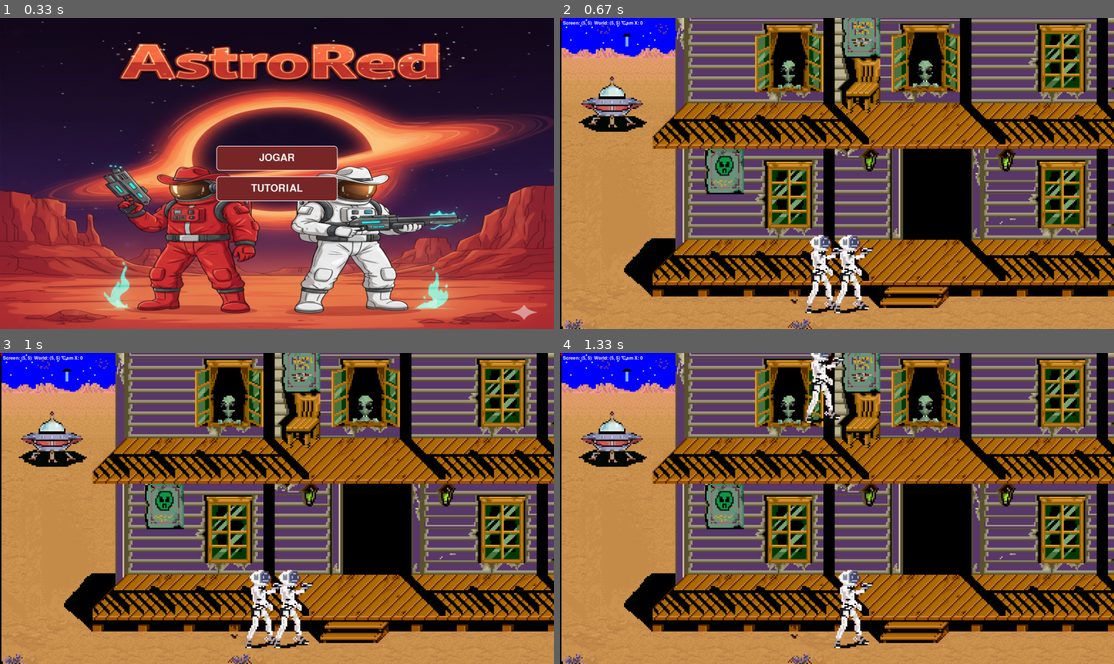
Above: before the commit, frames 1-4 (two rows, left to right).
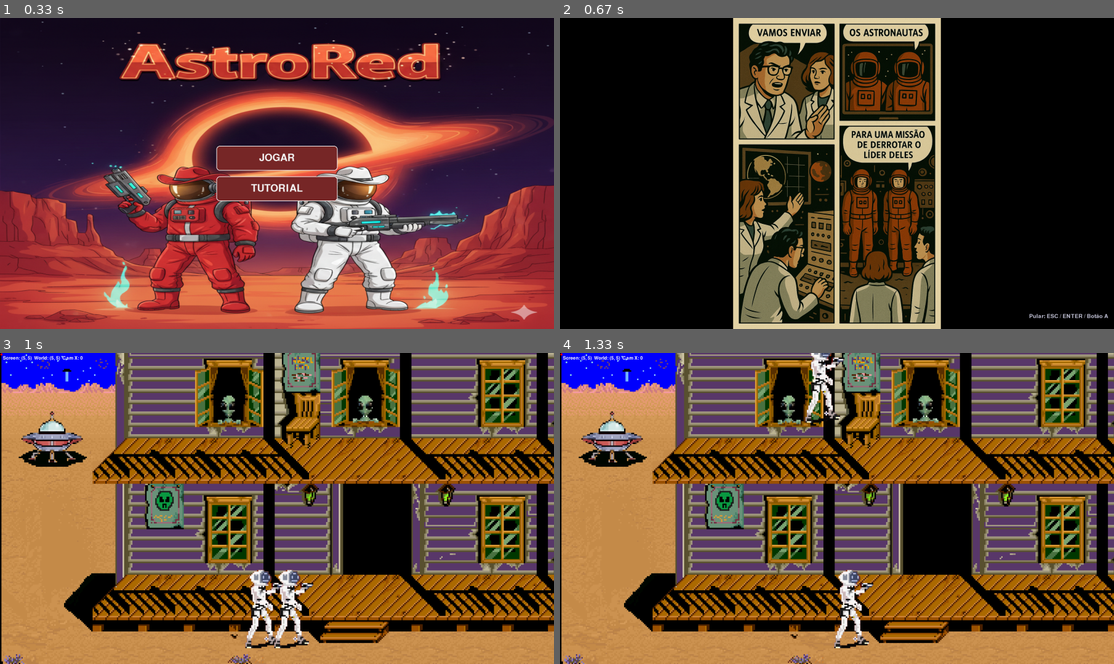
Above: after the commit, the same moments.

Repository: gabrielm313/pygame
Game: pygame game, started from jogo1.py
Same seed, same stepped clock (60 frames per second), same inputs: the game is played once before the commit and once after it.
Inputs:
- Up to frame 1 (0.33 s): no input
- Up to frame 2 (0.67 s): tap Enter at 0.33 s
- Up to frame 3 (1 s): tap Enter at 0.67 s
- Up to frame 4 (1.33 s): tap C at 1 s

Frame 1 is identical in both runs. In frame 2, 87% of the frame differs, in the area x 0-100%, y 0-100%; in frame 3, nothing differs; in frame 4, nothing differs.

Commit message:
adicionando quadrinhos

Diff:
--- a/jogo1.py
+++ b/jogo1.py
@@ -179,7 +179,7 @@
                         last_nav_time = now
                     last_axis_dir = dir_now
 
-        # desenha overlay + imagem centralizada
+            # desenha overlay + imagem centralizada
         overlay = pygame.Surface((W, H))
         overlay.fill((8, 8, 12))
         screen.blit(overlay, (0, 0))
@@ -198,7 +198,7 @@
         screen.blit(left_arrow, (W*0.08 - left_arrow.get_width()/2, H//2 - left_arrow.get_height()/2))
         screen.blit(right_arrow, (W*0.92 - right_arrow.get_width()/2, H//2 - right_arrow.get_height()/2))
 
-        page_text = small_font.render(f"{index+1} / {len(imgs)}   (← → / D-pad / stick)  ESC: fechar", True, (200,200,220))
+        page_text = small_font.render(f"{index+1} / {len(imgs)}   (← → / D-pad / stick)  ESC: fechar", True, (200,200,220))
         screen.blit(page_text, ((W-page_text.get_width())//2, int(H*0.9)))
 
         pygame.display.flip()
@@ -217,8 +217,8 @@
     if os.path.exists(MENU_MUSIC_PATH):
         try:
             pygame.mixer.music.load(MENU_MUSIC_PATH)
-            pygame.mixer.music.set_volume(0.25)   # ajuste de volume (0.0 - 1.0)
-            pygame.mixer.music.play(-1)           # loop infinito enquanto no menu
+            pygame.mixer.music.set_volume(0.25)
+            pygame.mixer.music.play(-1)
         except Exception as e:
             print("Erro ao tocar música do menu:", e)
 
@@ -270,14 +270,23 @@
             pass
 
     return start_game
+
 def mostrar_quadrinhos(screen, clock, W, H):
-    """Mostra os quadrinhos em sequência, cada um por 10 segundos."""
+    """
+    Mostra os quadrinhos em sequência, cada um por 15 segundos.
+    Permite pular com ESC, Enter, ou Botão A do controle.
+    """
     quadrinhos = [
         path.join('assets', 'img', 'quadrinho3.png'),
         path.join('assets', 'img', 'quadrinho4.png'),
         path.join('assets', 'img', 'quadrinho5.png')
     ]
-    DURACAO = 10000  # 10 segundos por quadrinho
+    # Duração aumentada para 15 segundos
+    DURACAO = 5000  # 15 segundos por quadrinho
+
+    # Mapeamento do Botão A (Joystick)
+    BUTTON_A = 0
+
     imgs = []
 
     # Carrega e ajusta o tamanho das imagens
@@ -300,8 +309,17 @@
                 if ev.type == pygame.QUIT:
                     pygame.quit()
                     sys.exit(0)
-                elif ev.type == pygame.KEYDOWN and ev.key == pygame.K_ESCAPE:
-                    return
+
+                # Pular com ESC ou Enter/Return
+                elif ev.type == pygame.KEYDOWN:
+                    if ev.key in (pygame.K_ESCAPE, pygame.K_RETURN):
+                        return # Sai de toda a sequência
+
+                # Pular com Botão A do Controle
+                elif ev.type == pygame.JOYBUTTONDOWN:
+                    if ev.button == BUTTON_A:
+                        return # Sai de toda a sequência
+
             # mostra imagem
             screen.fill((0, 0, 0))
             if img:
@@ -310,13 +328,19 @@
                 screen.blit(img, (ix, iy))
             else:
                 font = pygame.font.Font(None, 48)
-                msg = f"Imagem {i+1} não encontrada"
+                msg = f"Imagem {i+1} não encontrada: {quadrinhos[i]}"
                 t = font.render(msg, True, (255, 255, 255))
                 screen.blit(t, ((W - t.get_width()) // 2, H // 2))
 
+            # Exibe instrução de pular
+            small_font = pygame.font.Font(None, 28)
+            skip_text = small_font.render("Pular: ESC / ENTER / Botão A", True, (200, 200, 220))
+            screen.blit(skip_text, ((W - skip_text.get_width() - 20), int(H * 0.95)))
+
+
             pygame.display.flip()
 
-            # troca após 10 segundos
+            # troca após 15 segundos
             if pygame.time.get_ticks() - start_time >= DURACAO:
                 running = False
 
@@ -328,12 +352,22 @@
     pygame.quit()
     sys.exit(0)
 
-# --- Toca música do JOGO (som4.mp3) ---
+# =========================================================
+# === NOVO: CHAMA QUADRINHOS AQUI APÓS SAIR DO MENU ===
+# =========================================================
+mostrar_quadrinhos(window, clock, LARGURA, ALTURA)
+
+
+# --- Toca música do JOGO (som5.mp3) ---
 if os.path.exists(GAME_MUSIC_PATH):
     try:
+        # Garante que qualquer música anterior parou/deu fadeout
+        if pygame.mixer.music.get_busy():
+             pygame.mixer.music.stop()
+
         pygame.mixer.music.load(GAME_MUSIC_PATH)
-        pygame.mixer.music.set_volume(0.20)   # ajuste o volume do jogo aqui
-        pygame.mixer.music.play(-1)           # loop enquanto jogo rodar
+        pygame.mixer.music.set_volume(0.20)
+        pygame.mixer.music.play(-1)
     except Exception as e:
         print("Erro ao tocar música do jogo:", e)
 else:
@@ -393,7 +427,7 @@
 AXIS_RIGHT_X = 2
 AXIS_RIGHT_Y = 3
 AXIS_RT = 5
-BUTTON_A = 0
+BUTTON_A = 0 # Botão A do controle
 
 def get_stick_input(joystick, axis_x, axis_y, deadzone=JOY_DEADZONE):
     if joystick is None:
@@ -624,7 +658,7 @@
     pygame.draw.circle(window, (255, 0, 0), (mx, my), 4)
 
     font = pygame.font.Font(None, 24)
-    txt = f"Screen: ({mx}, {my})  World: ({world_x}, {world_y})  Cam X: {int(camera_x)}"
+    txt = f"Screen: ({mx}, {my})  World: ({world_x}, {world_y})  Cam X: {int(camera_x)}"
     surf = font.render(txt, True, (255,255,255))
     window.blit(surf, (10, 10))
 
@@ -633,3 +667,4 @@
 
 # ===== Finalização =====
 pygame.quit()
+sys.exit(0)
